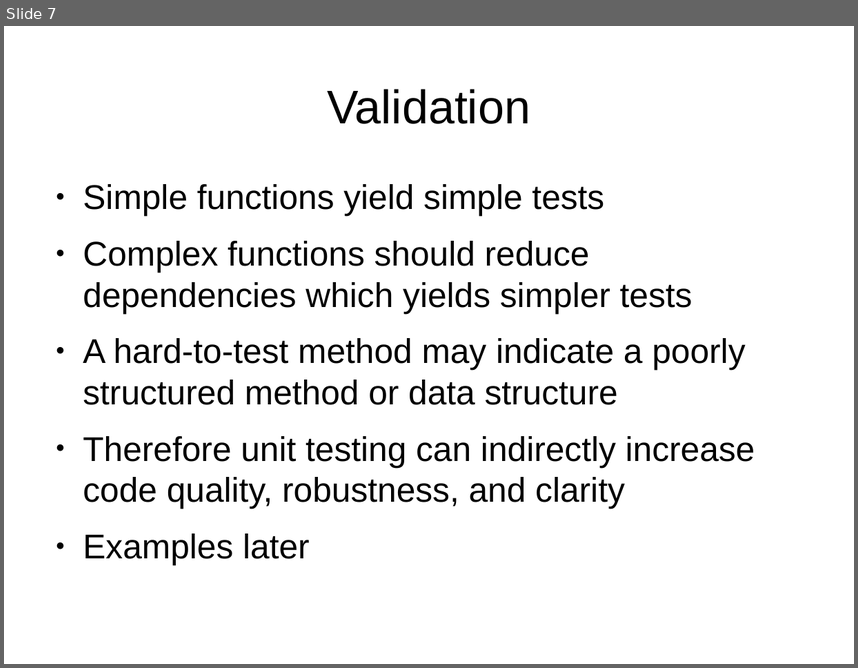
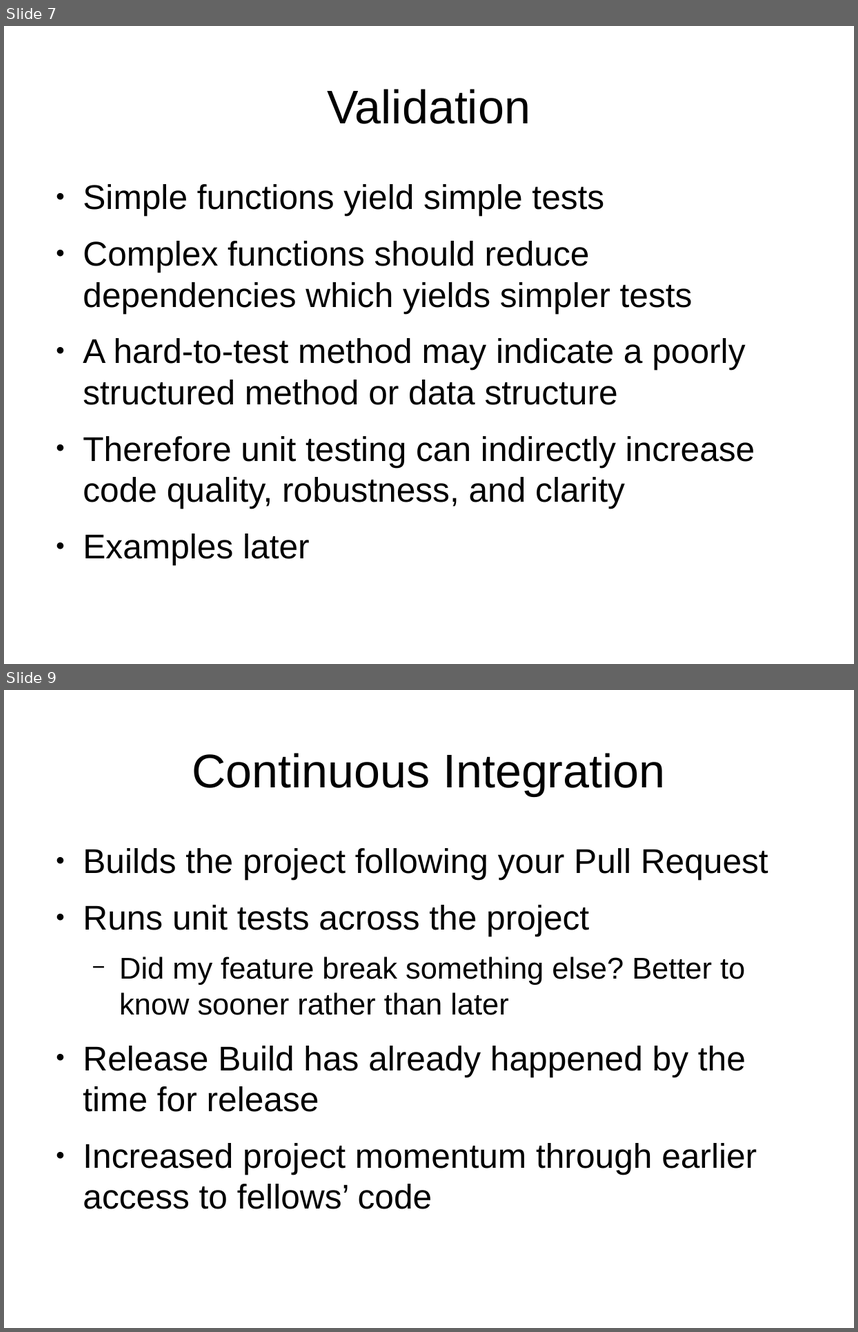
Before and after one commit to mwartell/unittest, a slide deck: unit-testing.odp. Shown one above the other, each under a label of ours: slide 7 before the commit, slides 7 and 9 after it; the slides between them are not shown. The pictures are 858x668 and 858x1332 pixels, drawn with LibreOffice and Linux fonts; fonts in the diff are those of the drawing. Boxes give left, top, right and bottom in pixels: in the first picture for what was removed or moved away, otherwise in the second. Text is boxed around its words. In the diff, an @@ line names an element or a change of style, - is before the commit and + after.

```diff
--- a/unit-testing.odp
+++ b/unit-testing.odp
@@ slide 9 added at (4,690,854,1328), background #FFFFFF @@
@@ title added at (192,753,665,796), 44 pt, text #000000 @@
+Continuous Integration
@@ text added at (83,848,769,1209), 32 pt, text #000000 @@
+● Builds the project following your Pull Request
+● Runs unit tests across the project
+  − Did my feature break something else? Better to know sooner rather than later
+● Release Build has already happened by the time for release
+● Increased project momentum through earlier access to fellows’ code
```
Also in this commit, not shown: 5 slides changed, 1 other slide added, 1 other file.
